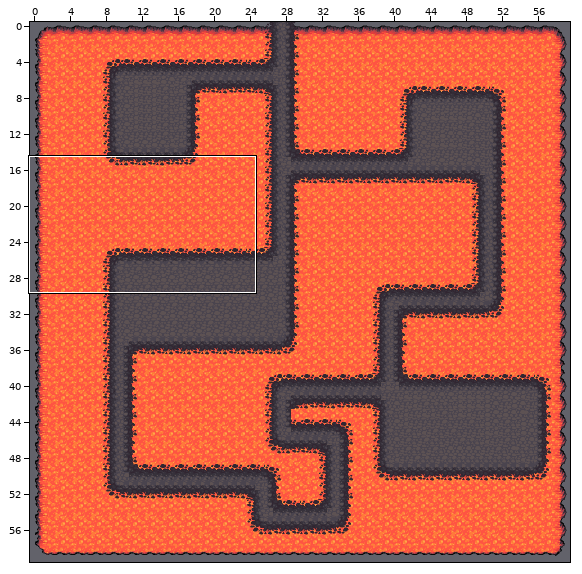
Two states of a Tiled map, app/core/assets/maps/Chapter3/chapter3-4.tmx. Above, an overview of the earlier version with the close-up marked.
Close-up. Before the commit:
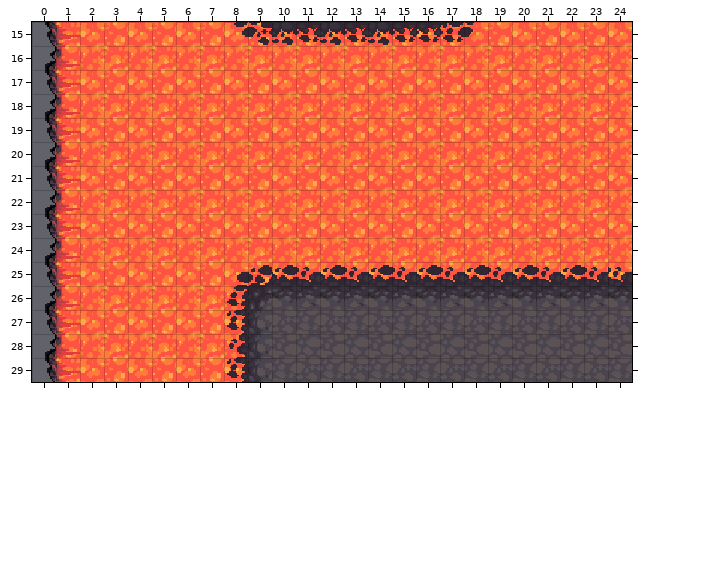
Cells are 16x16 px. Shown: x 0..24, y 15..29. The commit also changed other parts of the map, which this record leaves out.
New version:
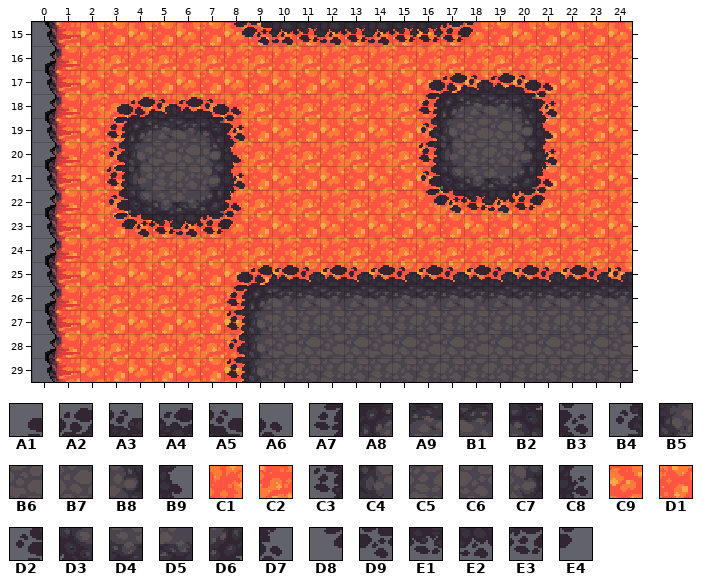
Key: from "terrain": A1 280, A2 281, A3 282, A4 283, A5 284, A6 285, A7 344, A8 345, A9 346, B1 347, B2 348, B3 349, B4 408, B5 409, B6 410, B7 411, B8 412, B9 413, C1 416, C2 417, C3 472, C4 473, C5 474, C6 475, C7 476, C8 477, C9 480, D1 481, D2 536, D3 537, D4 538, D5 539, D6 540, D7 541, D8 600, D9 601, E1 602, E2 603, E3 604, E4 605.
__ is an empty cell.
Change:
Layer "terrain":
Tile C2 becomes tile A8 in row 18 at x 17.
Tile C9 becomes tile A8 in row 19 at x 4.
Tile C1 becomes tile A9 in row 18 at x 18.
Tile D1 becomes tile A9 in row 19 at x 5.
Tile C2 becomes tile B1 in row 18 at x 19.
Tile C9 becomes tile B1 in row 19 at x 6.
Tile C1 becomes tile B2 in row 18 at x 20.
Tile D1 becomes tile B2 in row 19 at x 7.
Tile C1 becomes tile B5 in row 20 at x 4.
Tile D1 becomes tile B5 in row 19 at x 17.
Tile C2 becomes tile B6 in row 20 at x 5.
Tile C9 becomes tile B6 in row 19 at x 18.
Tile C1 becomes tile B7 in row 20 at x 6.
Tile D1 becomes tile B7 in row 19 at x 19.
Tile C2 becomes tile B8 in row 20 at x 7.
Tile C9 becomes tile B8 in row 19 at x 20.
Tile C2 becomes tile C4 in row 20 at x 17.
Tile C9 becomes tile C4 in row 21 at x 4.
Tile C1 becomes tile C5 in row 20 at x 18.
Tile D1 becomes tile C5 in row 21 at x 5.
Tile C2 becomes tile C6 in row 20 at x 19.
Tile C9 becomes tile C6 in row 21 at x 6.
Tile C1 becomes tile C7 in row 20 at x 20.
Tile D1 becomes tile C7 in row 21 at x 7.
Tile C1 becomes tile D3 in row 22 at x 4.
Tile D1 becomes tile D3 in row 21 at x 17.
Tile C2 becomes tile D4 in row 22 at x 5.
Tile C9 becomes tile D4 in row 21 at x 18.
Tile C1 becomes tile D5 in row 22 at x 6.
Tile D1 becomes tile D5 in row 21 at x 19.
Tile C2 becomes tile D6 in row 22 at x 7.
Tile C9 becomes tile D6 in row 21 at x 20.
Layer "background":
The author put tile A1 in row 17 at x 16; in row 18 at x 3.
The author put tile A2 in row 17 at x 17; in row 18 at x 4.
The author put tile A3 in row 17 at x 18; in row 18 at x 5.
The author put tile A4 in row 17 at x 19; in row 18 at x 6.
The author put tile A5 in row 17 at x 20; in row 18 at x 7.
The author put tile A6 in row 17 at x 21; in row 18 at x 8.
The author put tile A7 in row 18 at x 16; in row 19 at x 3.
The author put tile B3 in row 18 at x 21; in row 19 at x 8.
The author put tile B4 in row 19 at x 16; in row 20 at x 3.
The author put tile B9 in row 19 at x 21; in row 20 at x 8.
The author put tile C3 in row 20 at x 16; in row 21 at x 3.
The author put tile C8 in row 20 at x 21; in row 21 at x 8.
The author put tile D2 in row 21 at x 16; in row 22 at x 3.
The author put tile D7 in row 21 at x 21; in row 22 at x 8.
The author put tile D8 in row 22 at x 16; in row 23 at x 3.
The author put tile D9 in row 22 at x 17; in row 23 at x 4.
The author put tile E1 in row 22 at x 18; in row 23 at x 5.
The author put tile E2 in row 22 at x 19; in row 23 at x 6.
The author put tile E3 in row 22 at x 20; in row 23 at x 7.
The author put tile E4 in row 22 at x 21; in row 23 at x 8.
Where, in picture pixels (left, top, right, bottom), the same in both close-ups:
changed: (419, 73, 557, 213)
changed: (107, 97, 245, 237)
